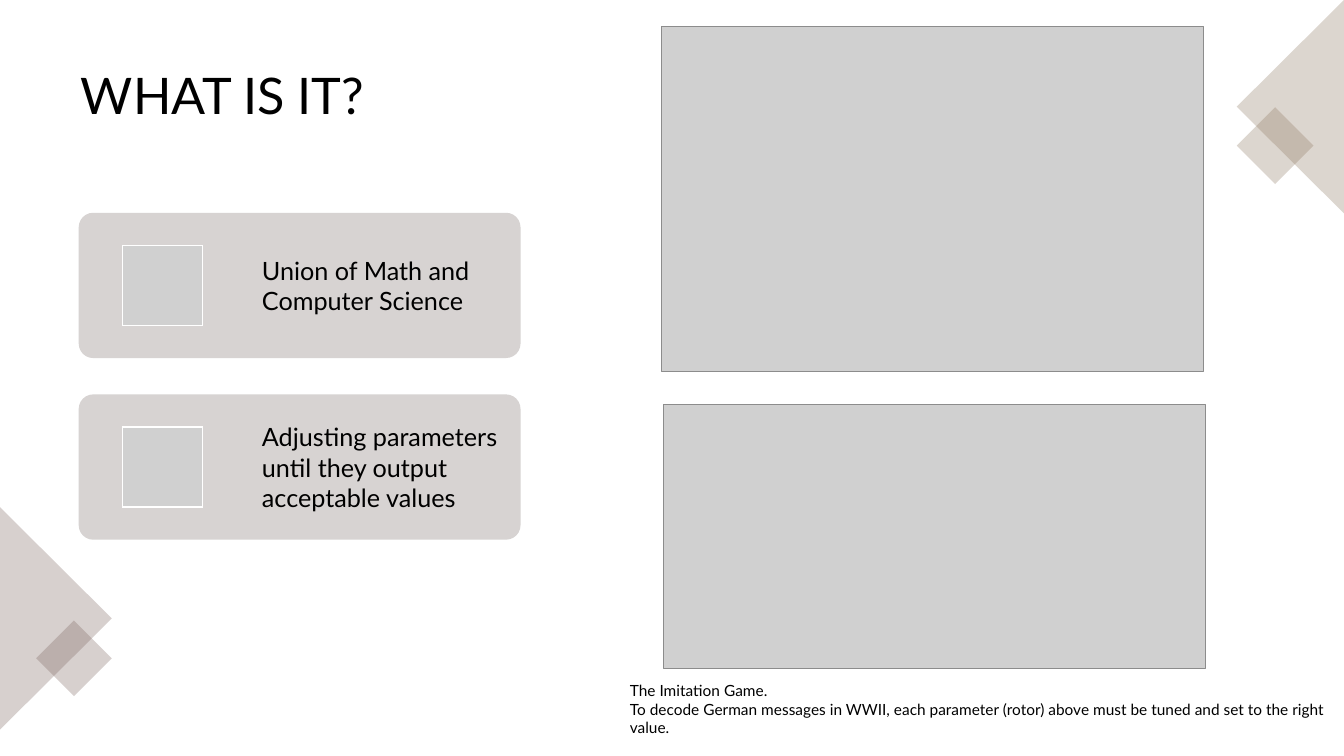
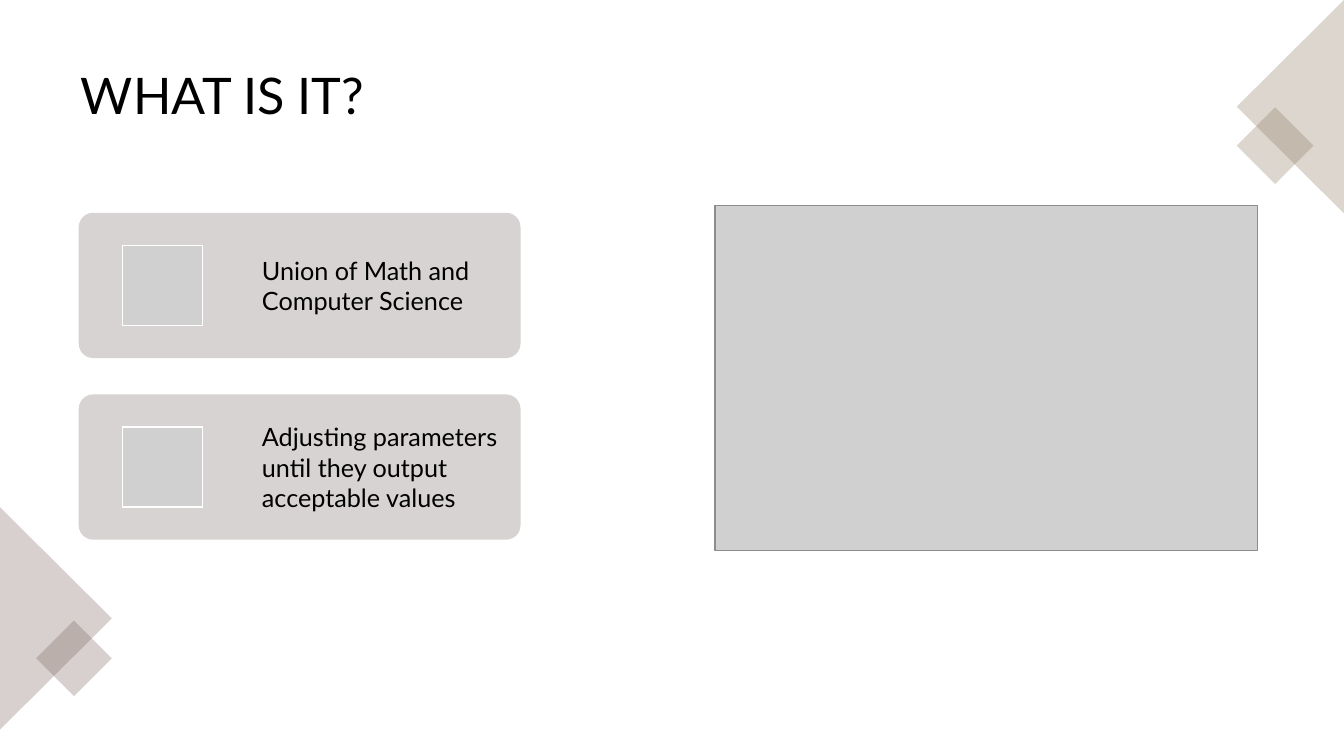
Before and after one commit to pkalivas/Demo.ML, a slide deck: slide 3 of deck.pptx. Drawn at 1344x756 pixels with LibreOffice and Linux fonts; fonts in the diff are those of the drawing; grey boxes stand for pictures. Boxes give left, top, right and bottom in pixels: in the first picture for what was removed or moved away, otherwise in the second. Text is boxed around its words. In the diff, an @@ line names an element or a change of style, - is before the commit and + after.

```diff
--- a/deck.pptx
+++ b/deck.pptx
@@ picture: place and size @@
-picture at [661, 26, 1204, 371]
+picture at [715, 206, 1257, 551]
@@ picture removed at [663, 404, 1206, 667] @@
@@ text removed at [630, 684, 1323, 733] @@
-The Imitation Game.
-To decode German messages in WWII, each parameter (rotor) above must be tuned and set to the right value.
```
Also in this commit, not shown: 2 other slides changed, 1 other file.
